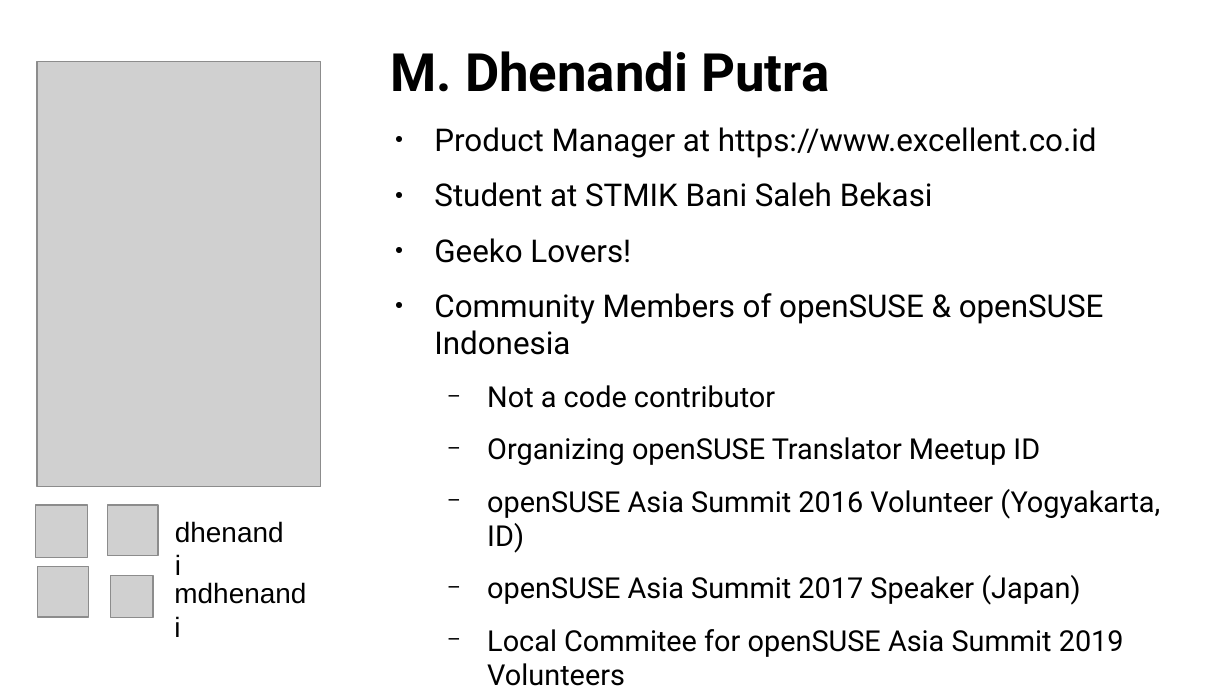
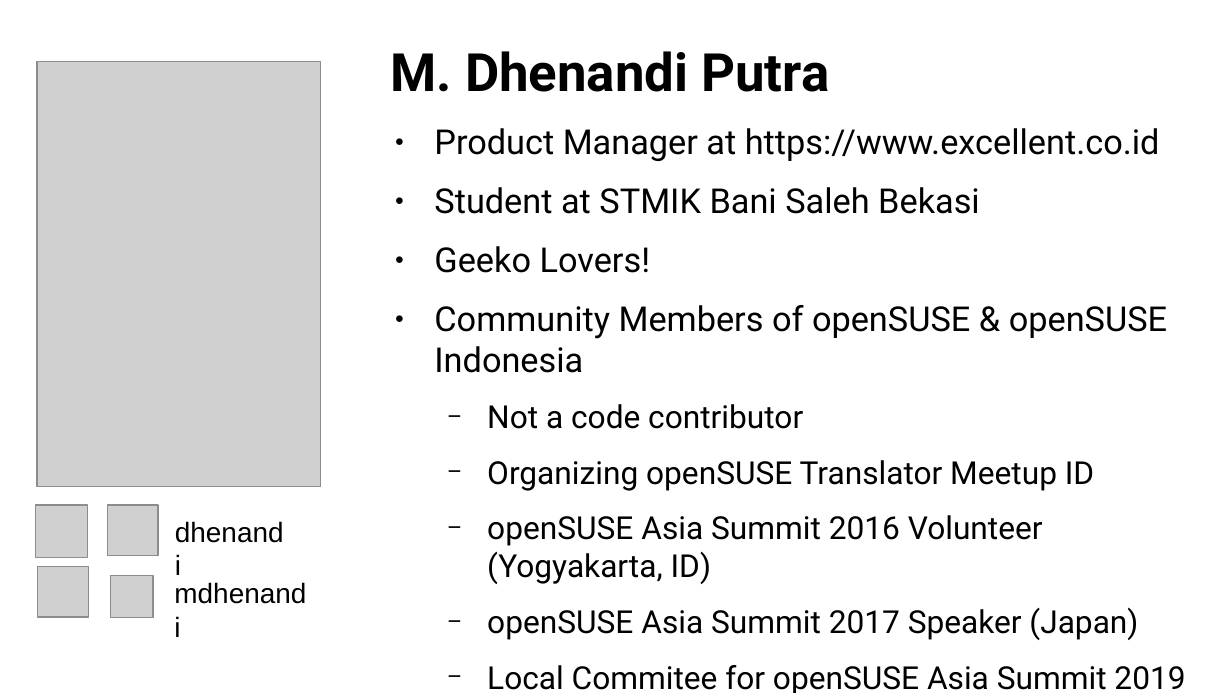
Before and after one commit to dhenandi/osas19-terraform, a slide deck: slide 3 of presentation/openSUSE Deployment on Linode using Terraform - Dhenandi Putra - oSAS19.odp. Drawn at 1232x693 pixels with LibreOffice and Linux fonts; fonts in the diff are those of the drawing; grey boxes stand for pictures; background and template pictures are left out. Boxes give left, top, right and bottom in pixels: in the first picture for what was removed or moved away, otherwise in the second. Text is boxed around its words. In the diff, an @@ line names an element or a change of style, - is before the commit and + after.

Commit message:
edit presentation

```diff
--- a/presentation/openSUSE Deployment on Linode using Terraform - Dhenandi Putra - oSAS19.odp
+++ b/presentation/openSUSE Deployment on Linode using Terraform - Dhenandi Putra - oSAS19.odp
@@ text at (x1=434, y1=128, x2=1167, y2=640): size 20.1 to 22.1 pt in "Product Manager at https://www.excellent.co.id", "Student at STMIK Bani Saleh Bekasi", "Geeko Lovers!", "Community Members of openSUSE & openSUSE Indonesia"; size 18.6 to 20.4 pt in "Not a code contributor", "Organizing openSUSE Translator Meetup ID", "openSUSE Asia Summit 2016 Volunteer (Yogyakarta, ID)", "openSUSE Asia Summit 2017 Speaker (Japan)" @@
@@ text at (x1=487, y1=665, x2=1185, y2=693): text changed; size 18.6 to 20.4 pt @@
-  − Local Commitee for openSUSE Asia Summit 2019 Volunteers
+  − Local Commitee for openSUSE Asia Summit 2019
```
Also in this commit, not shown: 2 other slides changed, 9 slides added, 6 other files.
